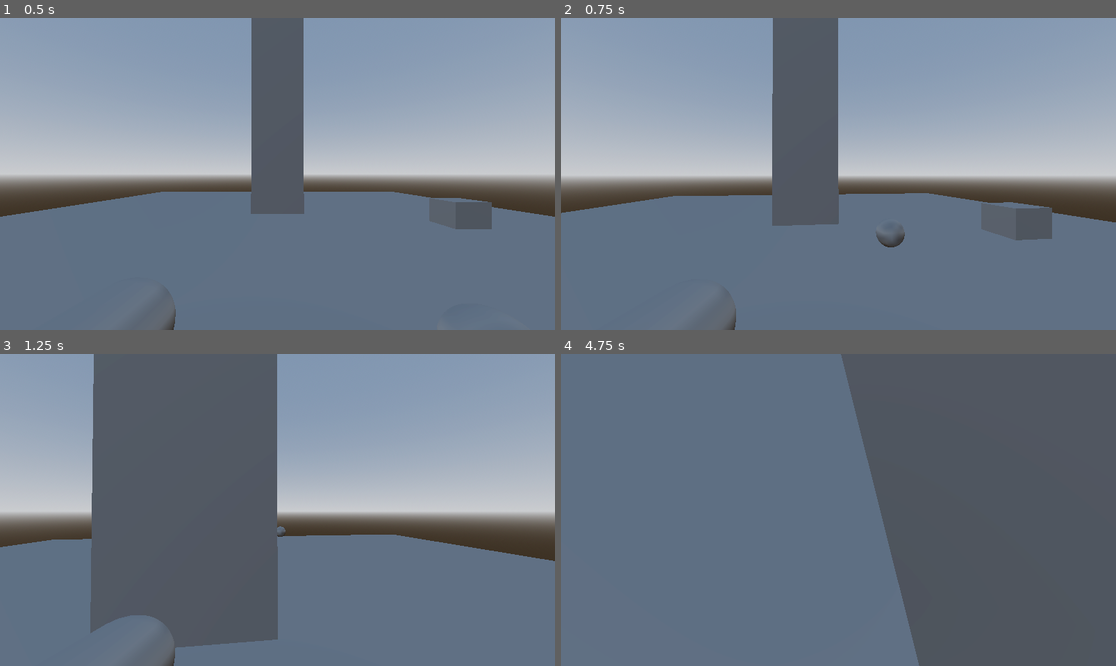
Above: before the commit, frames 1-4 (two rows, left to right).
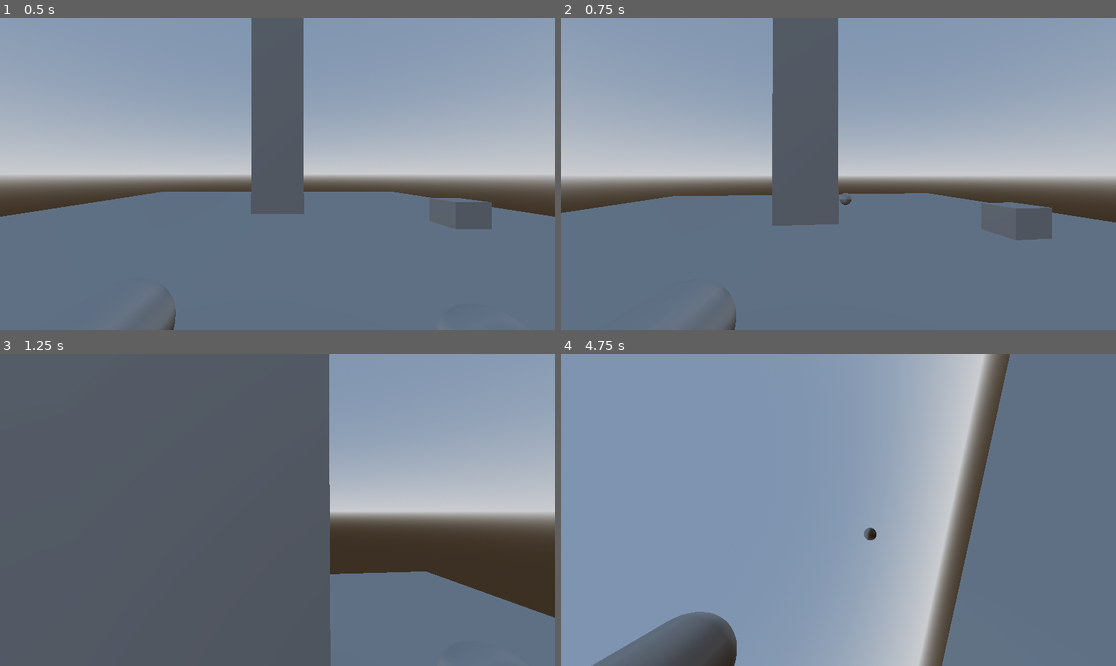
Above: after the commit, the same moments.

Repository: muugii-sudo/devils_rise
Game: Godot game, scene res://node_3d.tscn
The game is run twice, just before and just after one commit, with the same random seed, the same clock (stepped at 60 frames per second) and the same inputs.
Inputs (mouse positions are in pixels of both pictures, inside the frame that each line leads up to):
- Up to frame 1 (0.5 s): no input
- Up to frame 2 (0.75 s): tap Enter at 0.5 s; move the mouse to (866, 174) at 0.52 s; hold W (move_forward) from 0.53 s (still down); hold Right mouse button (rmb) from 0.53 s (still down)
- Up to frame 3 (1.25 s): keep holding W (move_forward); keep holding Right mouse button (rmb)
- Up to frame 4 (4.75 s): keep holding W (move_forward); move the mouse to (810, 510) at 1.27 s; release Right mouse button (rmb) at 1.28 s; tap R (key_r) at 1.35, 4.35 s; right-click (810, 510) at 1.55 s; move the mouse to (849, 503) at 2.02 s; hold Right mouse button (rmb) 2.03-2.78 s; click (849, 503) at 2.1 s; move the mouse to (832, 516) at 2.77 s; right-click (832, 516) at 2.85 s; move the mouse to (877, 513) at 3.52 s; hold Right mouse button (rmb) 3.53-4.28 s; move the mouse to (794, 506) at 4.27 s; right-click (794, 506) at 4.55 s

Frame 1 is identical in both runs. In frame 2, 0.2% of the frame differs, in the area x 50-62%, y 56-74%; in frame 3, 34%; in frame 4, 98%, in the area x 0-100%, y 0-100%.

Commit message:
Grapple wokrs

Diff:
--- a/thegame/player.gd
+++ b/thegame/player.gd
@@ -2,16 +2,16 @@
 
 @export var speed := 8.0
 @export var mouse_sensitivity := 0.002
+@export var drag_speed := 10.0
 
 var pitch := 0.0
+var yaw_input := 0.0
 var is_ragdoll := false
-var yaw_input := 0.0
-var is_grappling = false
+var is_grappling := false
 var grapple_point: Vector3
 
-@onready var arm_ray = $RayCast3D
-@onready var arm = $RightArm2
 @onready var cam := $Camera3D
+@onready var arm := $RightArm2
 
 func _ready():
 	Input.set_mouse_mode(Input.MOUSE_MODE_CAPTURED)
@@ -23,14 +23,17 @@
 		pitch -= event.relative.y * mouse_sensitivity
 		pitch = clamp(pitch, -1.3, 1.3)
 		cam.rotation.x = pitch
-	if event is InputEventMouseButton:
-		if event.button_index == MOUSE_BUTTON_RIGHT && event.pressed:
-			arm._extend()
 
 	if event.is_action_pressed("key_r"):
 		toggle_ragdoll()
 
-func _integrate_forces(state):
+	if event.is_action_pressed("rmb"):
+		arm.extend()
+
+	if event.is_action_released("rmb"):
+		is_grappling = false
+
+func _integrate_forces(_state):
 	if is_ragdoll:
 		return
 
@@ -39,17 +42,26 @@
 	angular_velocity = ang_vel
 	yaw_input = 0
 
+	# Basic movement
 	var input_dir = Vector3.ZERO
 	input_dir.x = Input.get_action_strength("move_right") - Input.get_action_strength("move_left")
 	input_dir.z = Input.get_action_strength("move_back") - Input.get_action_strength("move_forward")
 	input_dir = input_dir.normalized()
-
 	var basis_yaw = Transform3D(Basis(Vector3.UP, rotation.y), Vector3.ZERO)
 	var move_dir = (basis_yaw * input_dir).normalized()
 	var vel = linear_velocity
 	vel.x = move_dir.x * speed
 	vel.z = move_dir.z * speed
+
+	if is_grappling and grapple_point:
+		var dir_to_grapple = (grapple_point - global_transform.origin)
+		var dist = dir_to_grapple.length()
+		if dist < 1.5:
+			is_grappling = false
+		else:
+			vel += dir_to_grapple.normalized() * drag_speed
 	linear_velocity = vel
+
 
 func toggle_ragdoll():
 	is_ragdoll = !is_ragdoll
--- a/thegame/right_arm_2.gd
+++ b/thegame/right_arm_2.gd
@@ -1,49 +1,27 @@
 extends CharacterBody3D
 
-var arm_speed = 5
-var drag_speed = 0
-var hit_check = Vector3.ZERO
+@export var arm_speed := 15.0
+@export var max_distance := 20.0
+
 var player = null
-var extending = false
-var retracting = false
-var max_distance = 20
-var direction = Vector3.ZERO
-var start_position = Vector3.ZERO
-var is_grappling = false
+var extending := false
+var retracting := false
+var start_position := Vector3.ZERO
+var direction := Vector3.ZERO
 var grapple_point: Vector3
-@onready var cam := $Camera3D
-@onready var arm_ray = $RayCast3D
+
+@onready var ray = $RayCast3D
 
 func _ready():
 	player = get_parent()
 	start_position = global_transform.origin
 
-func _input(event):
-	if event.is_action_pressed("rmb"):
-		if arm_ray.is_colliding():
-			var dist = global_position.distance_to(arm_ray.get_collision_point())
-			if dist < max_distance:
-				grapple_point = arm_ray.get_collision_point()
-				is_grappling = true
-	if event.is_action_released("rmb"):
-		is_grappling = false
-
-func _integrate_forces(state):
-	if is_grappling:
-		var dir = (grapple_point - global_position).normalized()
-		get_parent().linear_velocity = dir * arm_speed
-		if global_position.distance_to(grapple_point) < 2:
-			is_grappling = false
-
-func _extend():
+func extend():
 	if extending or retracting:
 		return
 	extending = true
 	start_position = global_transform.origin
 	direction = -player.cam.global_transform.basis.z.normalized()
-
-func start_retracting():
-	retracting = true
 
 func _physics_process(delta):
 	if extending:
@@ -51,17 +29,22 @@
 		var collision = move_and_collide(motion)
 		if collision:
 			extending = false
-			start_retracting()
+			retracting = true
+			grapple_point = collision.get_position()
+			player.is_grappling = true
+			player.grapple_point = grapple_point
 			return
+
 		if global_transform.origin.distance_to(start_position) >= max_distance:
 			extending = false
-			start_retracting()
+			retracting = true
+
 	elif retracting:
-		var hand_position = player.global_transform.origin + Vector3.ZERO
-		var back_dir = (hand_position - global_transform.origin).normalized()
+		var hand_pos = player.global_transform.origin + Vector3.ZERO
+		var back_dir = (hand_pos - global_transform.origin).normalized()
 		var motion = back_dir * arm_speed * delta
-		if global_transform.origin.distance_to(hand_position) >= 1:
+		if global_transform.origin.distance_to(hand_pos) <= 0.5:
 			retracting = false
-			global_transform.origin = hand_position
+			global_transform.origin = hand_pos
 		else:
 			global_transform.origin += motion
Not shown: 1 places in thegame/player.tscn that only renumber resources
